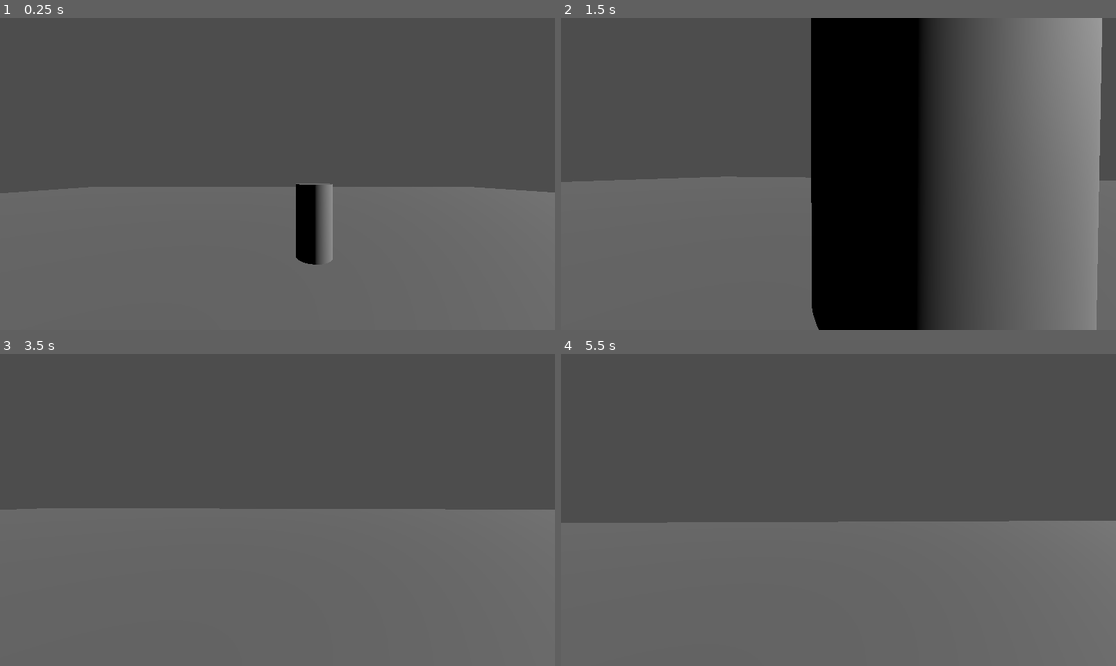
Above: before the commit, frames 1-4 (two rows, left to right).
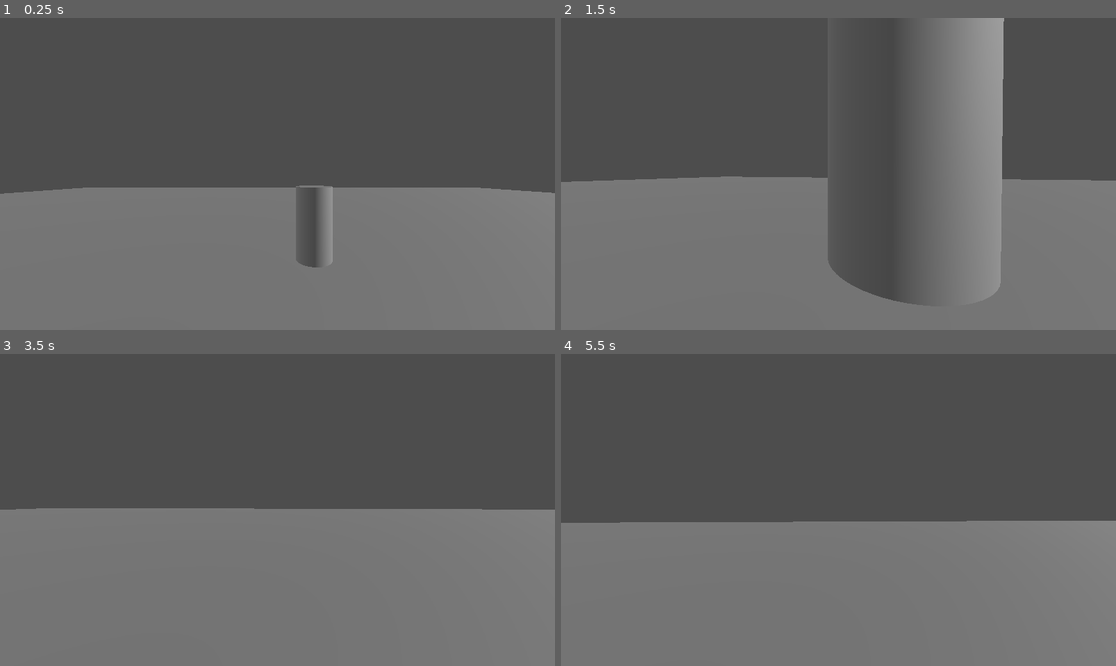
Above: after the commit, the same moments.

Repository: CWmain/fp-control
Game: Godot game, scene res://Scenes/world.tscn
The game is run twice, just before and just after one commit, with the same random seed, the same clock (stepped at 60 frames per second) and the same inputs.
Inputs (mouse positions are in pixels of both pictures, inside the frame that each line leads up to):
- Up to frame 1 (0.25 s): no input
- Up to frame 2 (1.5 s): move the mouse to (866, 174) at 0.52 s; hold W (move_forward) from 0.53 s (still down); move the mouse to (810, 174) at 1.27 s
- Up to frame 3 (3.5 s): keep holding W (move_forward); move the mouse to (288, 503) at 2.02 s; tap Enter at 2.75 s; move the mouse to (271, 516) at 2.77 s
- Up to frame 4 (5.5 s): keep holding W (move_forward); tap Space at 3.5 s; move the mouse to (877, 513) at 3.52 s; move the mouse to (794, 506) at 4.27 s; move the mouse to (844, 510) at 5.02 s

The runs differ from the first frame. In frame 1, 1.3% of the frame differs, in the area x 0-100%, y 53-80%; in frame 2, 43%, in the area x 1-98%, y 0-100%; in frame 3, less than 0.1%; in frame 4, less than 0.1%.

Commit message:
Fixed camera stutter issue

Diff:
--- a/Objects/Player/camera_controller.gd
+++ b/Objects/Player/camera_controller.gd
@@ -22,7 +22,9 @@
 	var _player_rotation = Vector3(0.0, _rotation.y, 0.0)
 	var _camera_rotation = Vector3(_rotation.x, 0.0 ,0.0)
 
-	transform.basis = Basis.from_euler(_camera_rotation)
+	player_controller.camera_controller_anchor.transform.basis = Basis.from_euler(_camera_rotation)
 	player_controller.update_rotation(_player_rotation)
 
+	global_transform = player_controller.camera_controller_anchor.get_global_transform_interpolated()
+
 	_rotation.z = 0
--- a/Objects/Player/player.gd
+++ b/Objects/Player/player.gd
@@ -1,7 +1,9 @@
 class_name PlayerController extends CharacterBody3D
 
-@export var acceleration: float = 2
-@export var deceleration: float = 2
+@export var acceleration: float = 20
+@export var deceleration: float = 20
+
+@onready var camera_controller_anchor: Marker3D = $CameraControllerAnchor
 
 var _input_dir : Vector2 = Vector2.ZERO
 var _movement_velocity : Vector3 = Vector3.ZERO
@@ -21,9 +23,9 @@
 	print(direction)
 
 	if direction:
-		current_velocity = lerp(current_velocity, Vector2(direction.x, direction.z) * speed, acceleration)
+		current_velocity = lerp(current_velocity, Vector2(direction.x, direction.z) * speed, acceleration * delta)
 	else:
-		current_velocity = current_velocity.move_toward(Vector2.ZERO, deceleration)
+		current_velocity = current_velocity.move_toward(Vector2.ZERO, deceleration * delta)
 
 	_movement_velocity = Vector3(current_velocity.x, velocity.y, current_velocity.y)
 	velocity = _movement_velocity
--- a/Objects/Player/player.tscn
+++ b/Objects/Player/player.tscn
@@ -18,7 +18,8 @@
 mesh = SubResource("CapsuleMesh_y0qk3")
 
 [node name="CameraController" type="Node3D" parent="." unique_id=587615201 node_paths=PackedStringArray("player_controller", "component_mouse_capture")]
-transform = Transform3D(1, 0, 0, 0, 1, 0, 0, 0, 1, 0, 0.70185745, 0)
+transform = Transform3D(1, 0, 0, 0, 1, 0, 0, 0, 1, 0, 0.7, 0)
+top_level = true
 script = ExtResource("2_l2ya6")
 player_controller = NodePath("..")
 component_mouse_capture = NodePath("../Components/mouse-capture")
@@ -28,3 +29,6 @@
 [node name="Components" type="Node" parent="." unique_id=64826904]
 
 [node name="mouse-capture" parent="Components" unique_id=1315169211 instance=ExtResource("2_yw17q")]
+
+[node name="CameraControllerAnchor" type="Marker3D" parent="." unique_id=103675518]
+transform = Transform3D(1, 0, 0, 0, 1, 0, 0, 0, 1, 0, 0.7, 0)
--- a/Scenes/world.tscn
+++ b/Scenes/world.tscn
@@ -2,14 +2,20 @@
 
 [ext_resource type="PackedScene" uid="uid://cyd57n4g81vyg" path="res://Objects/Player/player.tscn" id="1_a02cp"]
 
-[sub_resource type="PanoramaSkyMaterial" id="PanoramaSkyMaterial_a02cp"]
+[sub_resource type="Gradient" id="Gradient_a02cp"]
 
-[sub_resource type="Sky" id="Sky_go701"]
-sky_material = SubResource("PanoramaSkyMaterial_a02cp")
+[sub_resource type="GradientTexture1D" id="GradientTexture1D_go701"]
+gradient = SubResource("Gradient_a02cp")
+
+[sub_resource type="PanoramaSkyMaterial" id="PanoramaSkyMaterial_5a7ea"]
+panorama = SubResource("GradientTexture1D_go701")
+
+[sub_resource type="Sky" id="Sky_8j60k"]
+sky_material = SubResource("PanoramaSkyMaterial_5a7ea")
 
 [sub_resource type="Environment" id="Environment_a02cp"]
 background_color = Color(1, 1, 1, 1)
-sky = SubResource("Sky_go701")
+sky = SubResource("Sky_8j60k")
 ambient_light_source = 3
 
 [sub_resource type="PhysicsMaterial" id="PhysicsMaterial_yp4wr"]
--- a/project.godot
+++ b/project.godot
@@ -45,6 +45,7 @@
 [physics]
 
 3d/physics_engine="Jolt Physics"
+common/physics_interpolation=true
 
 [rendering]
 
